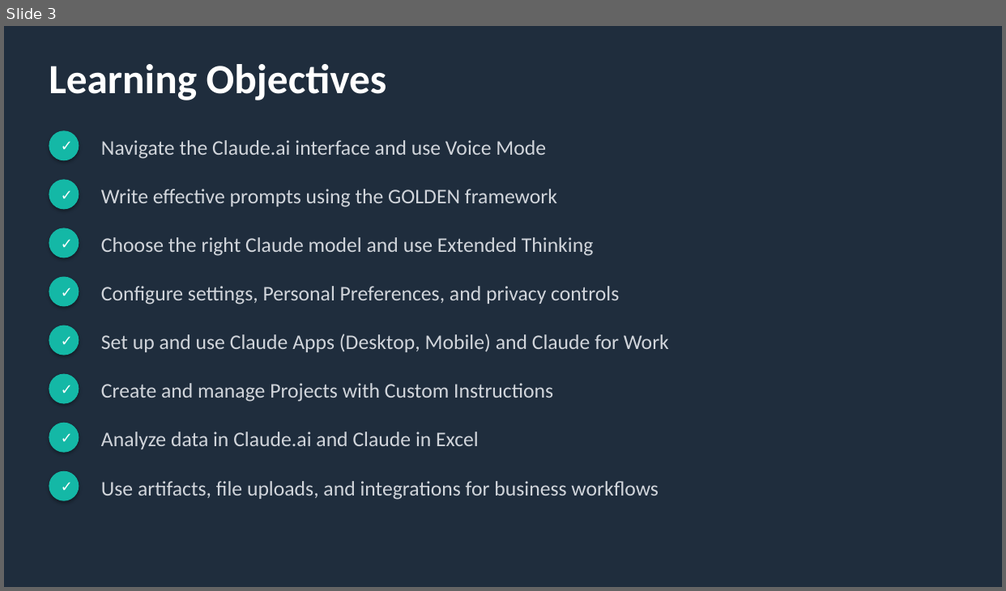
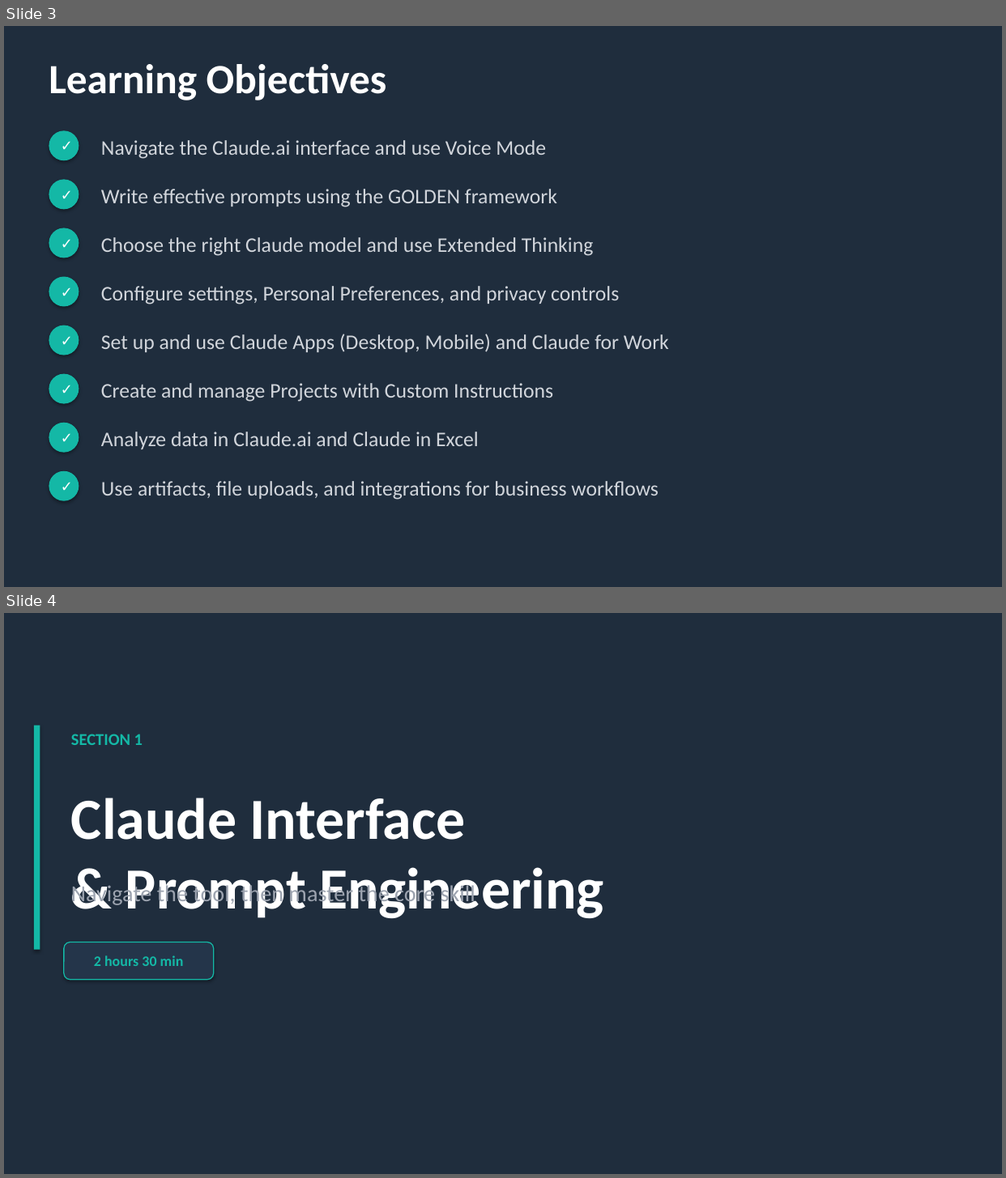
Before and after one commit to scottrhay/AIA-ClaudeCopilot, a slide deck: slides/Day1_Claude_for_Business.pptx. Shown one above the other, each under a label of ours: slide 3 before the commit, slides 3 and 4 after it. The pictures are 1006x591 and 1006x1178 pixels, drawn with LibreOffice and Linux fonts; fonts in the diff are those of the drawing. Boxes give left, top, right and bottom in pixels: in the first picture for what was removed or moved away, otherwise in the second. Text is boxed around its words. In the diff, an @@ line names an element or a change of style, - is before the commit and + after.

Commit message:
Day 1: Add 4 section dividers + title consistency — 85 slides
Section dividers (teal accent bar, section number, title, duration):
- Section 1: Claude Interface & Prompt Engineering (2h 30m)
- Section 2: Models, Settings & Projects (1h 30m)
- Section 3: Analysis Prompts & Claude in Excel (1h 15m)
- Section 4: Artifacts, Files & Integrations (1h 30m)

Title fixes: 'What are' → 'What Are' for Projects and Artifacts
Clean ZIP, no repair prompt

```diff
--- a/slides/Day1_Claude_for_Business.pptx
+++ b/slides/Day1_Claude_for_Business.pptx
@@ slide 4 added at [4,613,1002,1174], background #1F2D3D @@
@@ rectangle added at [34,726,40,950], fill #14B8A6 @@
@@ text added at [71,734,143,745], 16 pt, text #14B8A6, bold @@
+SECTION 1
@@ text added at [71,798,604,918], 56 pt, text #FFFFFF, bold @@
+Claude Interface
+& Prompt Engineering
@@ text added at [71,882,475,906], 22 pt, text #9CA3AF @@
+Navigate the tool, then master the core skill
@@ rounded rectangle added at [64,943,214,980], fill #24354A, outline #14B8A6 1 pt, 14 pt, text #14B8A6, bold @@
+2 hours 30 min
```
Also in this commit, not shown: 2 slides changed, 3 other slides added.
